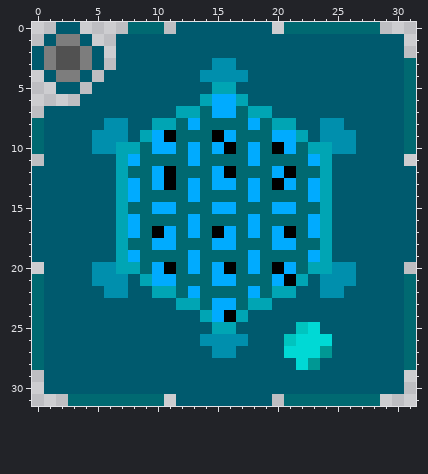
Pixel-art sprite, stored at Module Icons/Wordpath.png. Above is the file before it was changed.
The file is 32x32 pixels. Colours within 5 levels of each other are drawn and written as one.
After:
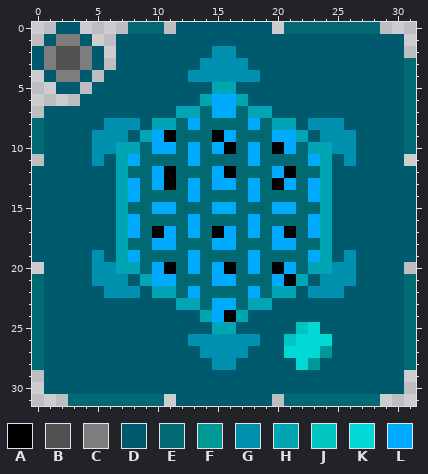
Palette (. is transparent): A #000000  B #515151  C #7d7d7d  D #005a6e  E #006971  F #009894  G #008fad  H #00a5b4  J #00c4bf  K #00d9d5  L #00abff
Commit message: last commit message was deafs idea btw
Diff:
Changed rows in their new state; - is an unchanged pixel.
first column x 13:
 2 --GG--
 3 -G--G-
 4 G----G
first column x 5:
 8 ---G--------------G---
11 G--------------------G
first column x 5:
19 G--------------------G
22 ---G--------------G---
first column x 13:
26 G----G
27 -G--G-
28 --GG--
Changed places in both pictures, as pixel boxes (x1, y1, x2, y2):
changed: (188, 46, 356, 166)
changed: (92, 118, 140, 166)
changed: (92, 250, 140, 298)
changed: (188, 250, 356, 370)
